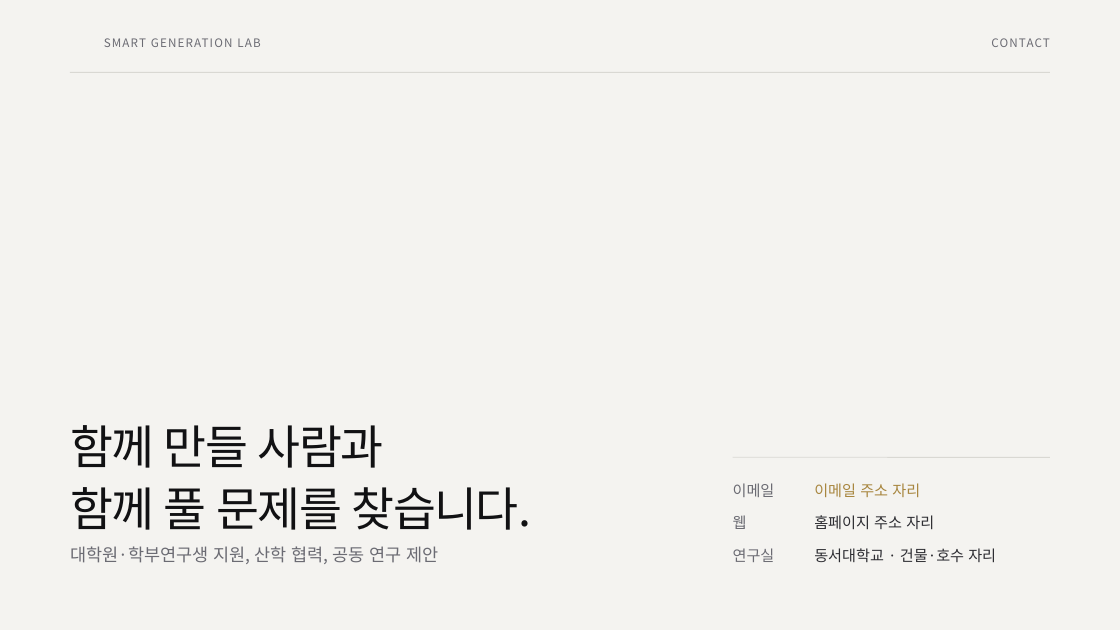
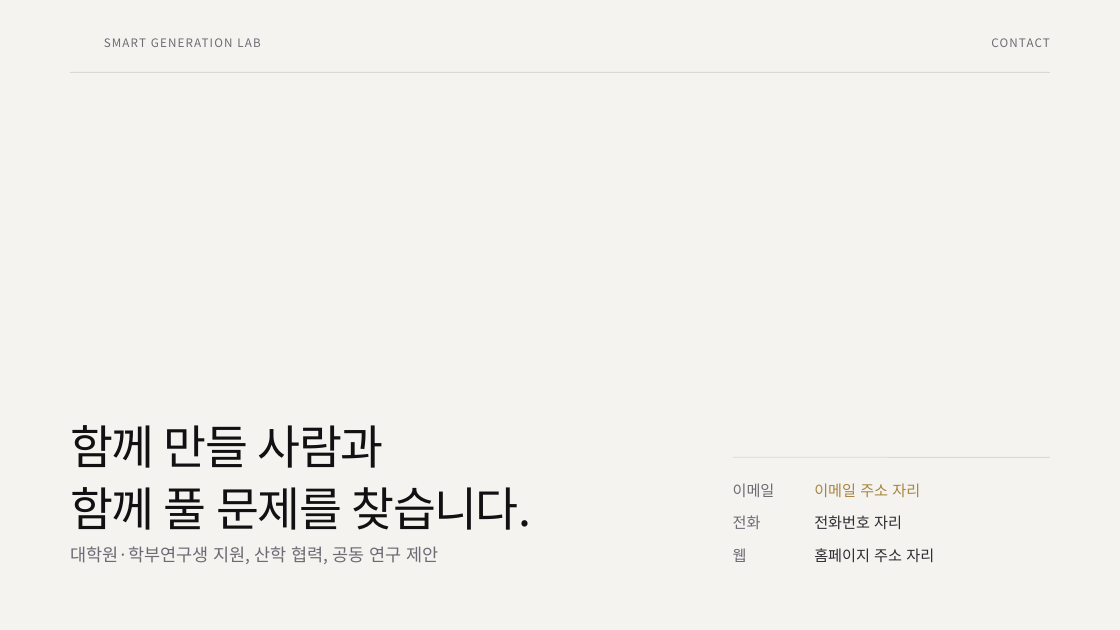
Before and after one commit to SmartGenerationLab/smartgenerationlab.github.io, a slide deck: slide 11 of downloads/sgl-template-light.pptx. Drawn at 1120x630 pixels with LibreOffice and Linux fonts; fonts in the diff are those of the drawing; background and template pictures are left out. Boxes give left, top, right and bottom in pixels: in the first picture for what was removed or moved away, otherwise in the second. Text is boxed around its words. In the diff, an @@ line names an element or a change of style, - is before the commit and + after.

```diff
--- a/downloads/sgl-template-light.pptx
+++ b/downloads/sgl-template-light.pptx
@@ text "웹": place and size @@
-text "웹" at box(733, 515, 747, 529)
+text "웹" at box(733, 548, 747, 562)
@@ text added at box(733, 515, 761, 529), 13 pt, text #6B6B73 @@
+전화
@@ text "홈페이지 주소 자리": place and size @@
-text "홈페이지 주소 자리" at box(814, 515, 934, 529)
+text "홈페이지 주소 자리" at box(814, 548, 934, 562)
@@ text at box(814, 515, 902, 529): text changed @@
-동서대학교 · 건물·호수 자리
+전화번호 자리
@@ text removed at box(733, 548, 775, 562) @@
-연구실
```
Also in this commit, not shown: 20 other files.
